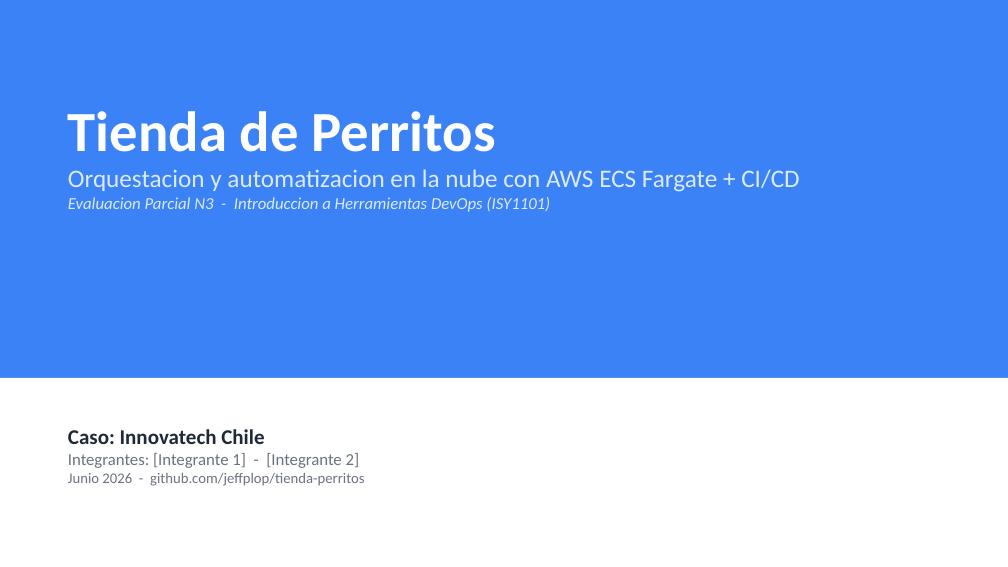
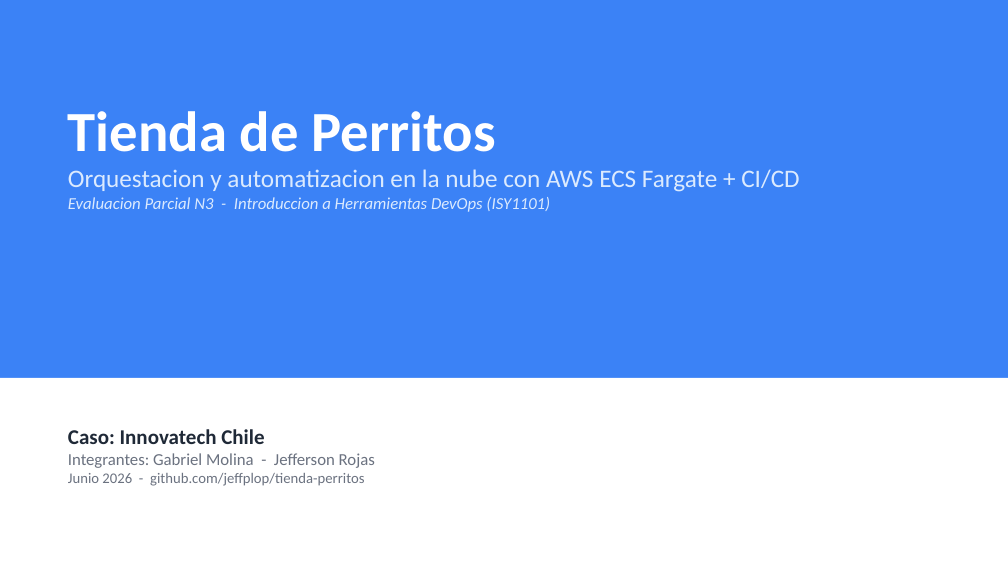
Before and after one commit to jeffplop/tienda-perritos, a slide deck: slide 1 of docs/EP3-Presentacion-Tienda-Perritos.pptx. Drawn at 1008x567 pixels with LibreOffice and Linux fonts; fonts in the diff are those of the drawing. Boxes give left, top, right and bottom in pixels: in the first picture for what was removed or moved away, otherwise in the second. Text is boxed around its words. In the diff, an @@ line names an element or a change of style, - is before the commit and + after.

```diff
--- a/docs/EP3-Presentacion-Tienda-Perritos.pptx
+++ b/docs/EP3-Presentacion-Tienda-Perritos.pptx
@@ text at (68, 453, 375, 468): text changed @@
-Integrantes: [Integrante 1] - [Integrante 2]
+Integrantes: Gabriel Molina - Jefferson Rojas
```
Also in this commit, not shown: 3 other slides changed, 1 other file.
